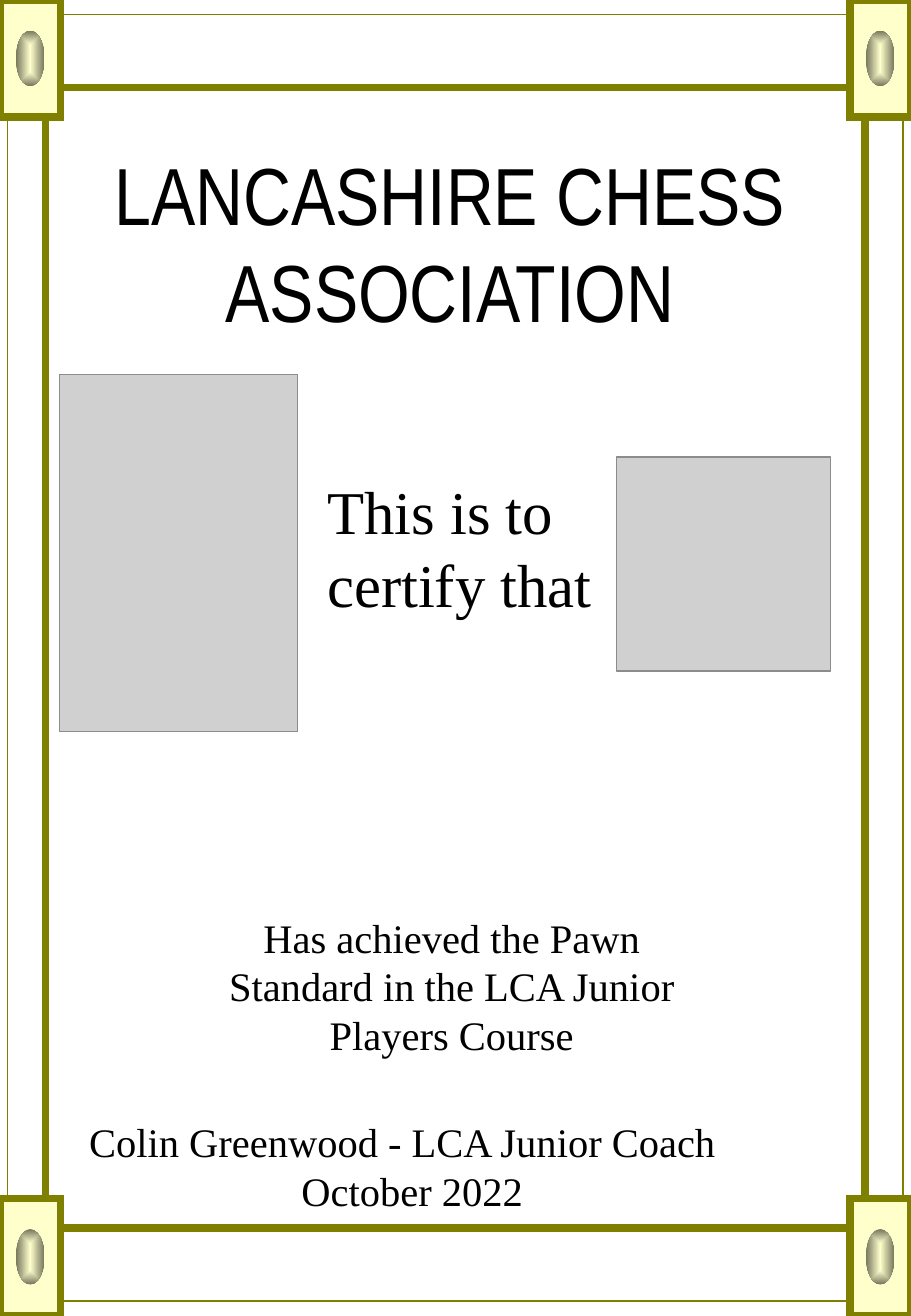
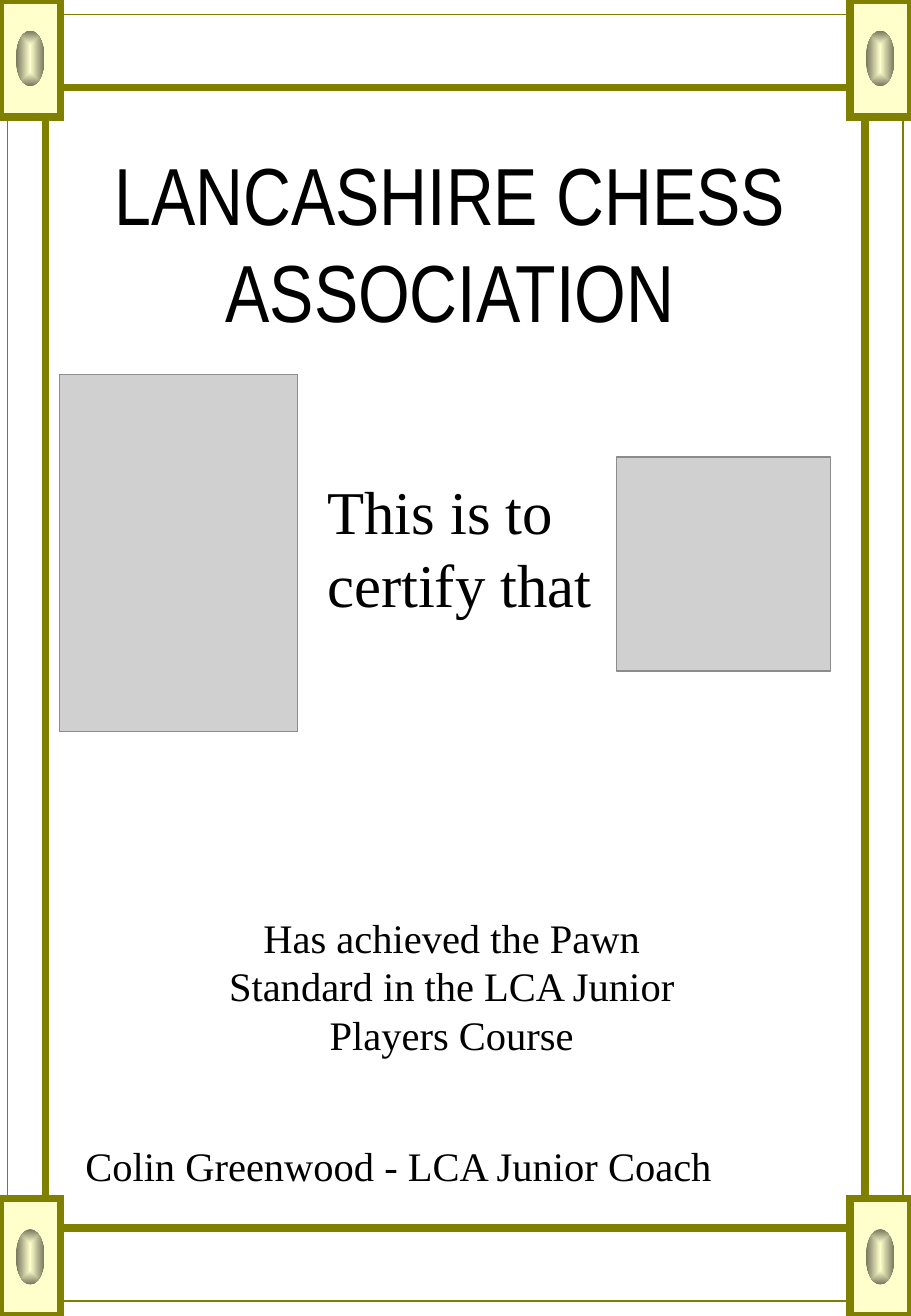
Before and after one commit to coling01/coling01.github.io, a slide deck: slide 2 of ChessCerts/PawnCert.ppt. Drawn at 911x1316 pixels with LibreOffice and Linux fonts; fonts in the diff are those of the drawing; grey boxes stand for pictures; background and template pictures are left out. Boxes give left, top, right and bottom in pixels: in the first picture for what was removed or moved away, otherwise in the second. Text is boxed around its words. In the diff, an @@ line names an element or a change of style, - is before the commit and + after.

```diff
--- a/ChessCerts/PawnCert.ppt
+++ b/ChessCerts/PawnCert.ppt
@@ text at box(85, 1153, 711, 1182): text changed @@
-Colin Greenwood - LCA Junior Coach October 2022
+Colin Greenwood - LCA Junior Coach
```
Also in this commit, not shown: 1 other slide changed, 2 other files.
